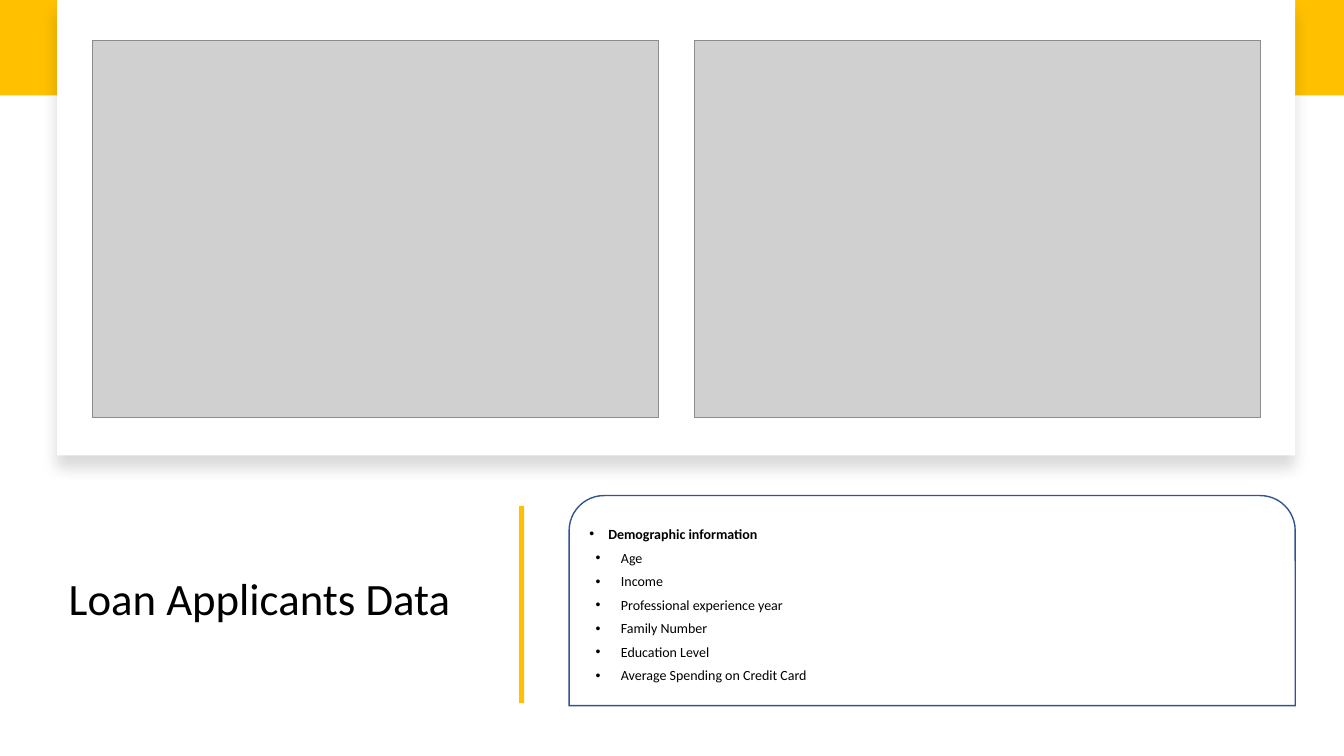
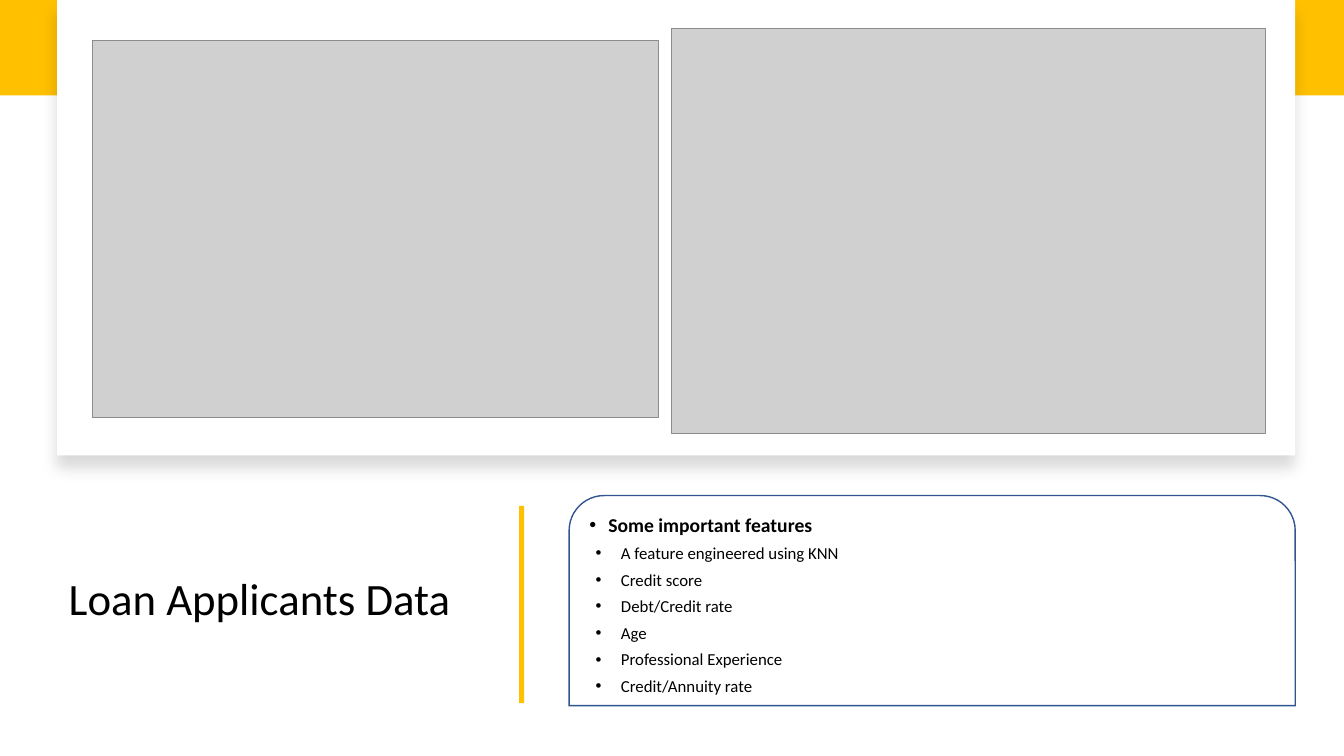
Before and after one commit to JasZeng/Home-Credit-Loan-Default-Rate-Prediction, a slide deck: slide 3 of Home Credit Loan Default rate.pptx. Drawn at 1344x756 pixels with LibreOffice and Linux fonts; fonts in the diff are those of the drawing; grey boxes stand for pictures. Boxes give left, top, right and bottom in pixels: in the first picture for what was removed or moved away, otherwise in the second. Text is boxed around its words. In the diff, an @@ line names an element or a change of style, - is before the commit and + after.

```diff
--- a/Home Credit Loan Default rate.pptx
+++ b/Home Credit Loan Default rate.pptx
@@ picture resized from (x1=695, y1=40, x2=1261, y2=418) to (x1=673, y1=28, x2=1266, y2=433) @@
@@ text in round same rect at (x1=608, y1=518, x2=838, y2=613): text changed; size 10 to 12 pt; bold off @@
-• Demographic information
+• Some important features
+• A feature engineered using KNN
+• Credit score
+• Debt/Credit rate
@@ text in round same rect at (x1=621, y1=628, x2=647, y2=642): size 10 to 12 pt in "Age" @@
@@ text in round same rect at (x1=621, y1=653, x2=782, y2=695): text changed; size 10 to 12 pt @@
-• Income
-• Professional experience year
-• Family Number
-• Education Level
-• Average Spending on Credit Card
+• Professional Experience
+• Credit/Annuity rate
```
Also in this commit, not shown: 1 other slide changed, 1 slide added, 1 slide removed.
